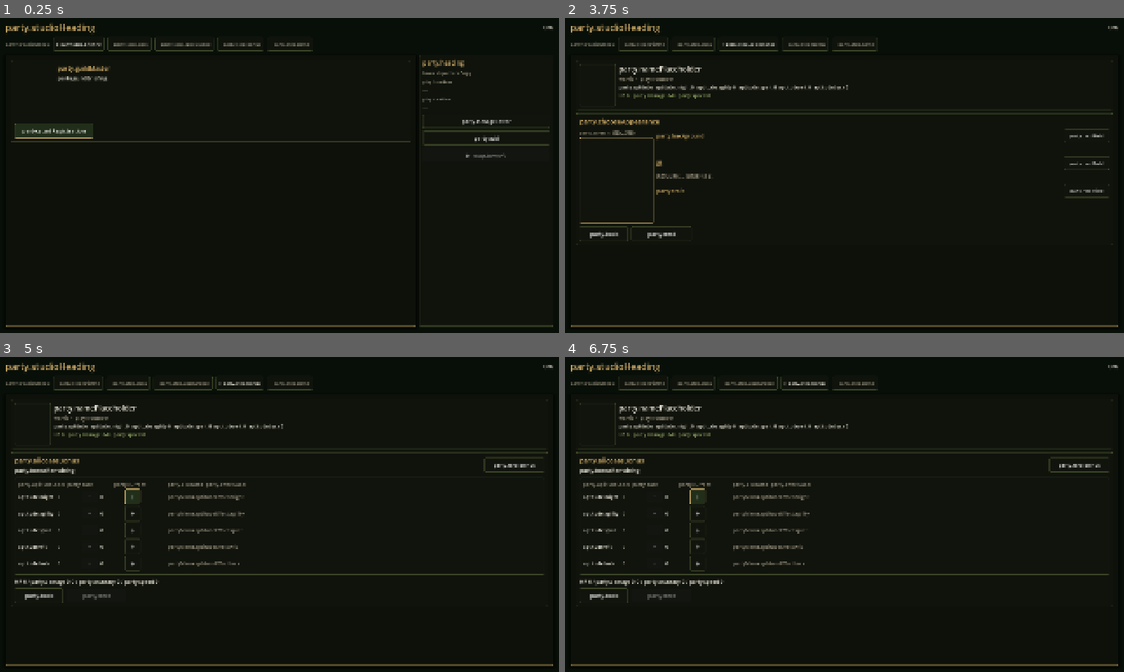
Above: before the commit, frames 1-4 (two rows, left to right).
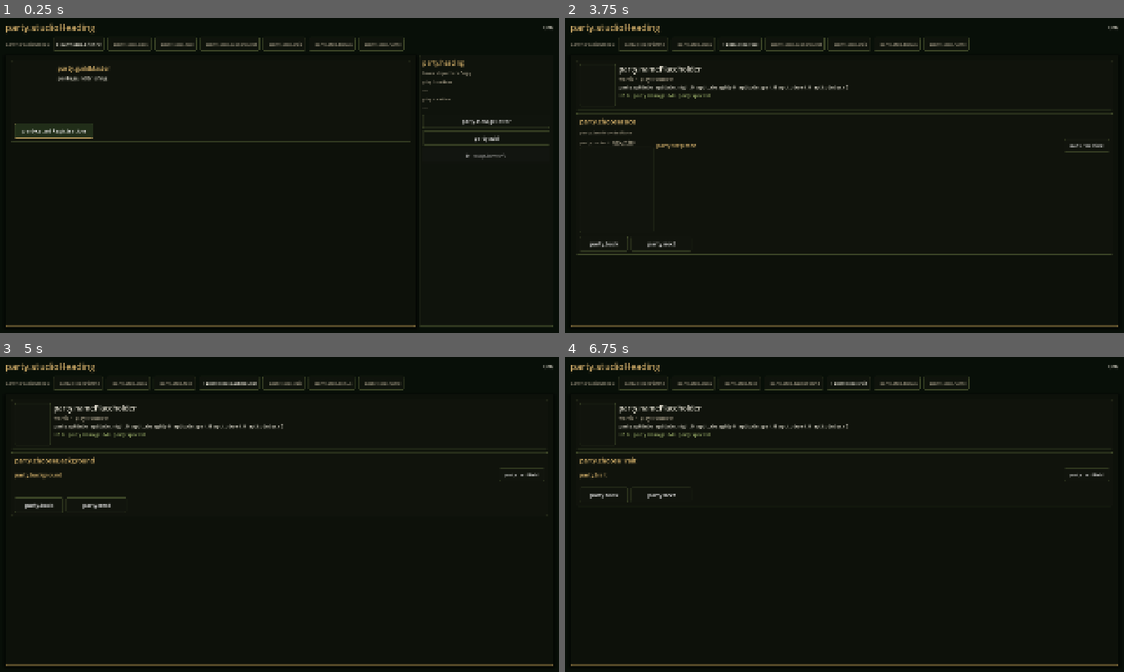
Above: after the commit, the same moments.

Repository: kino-6/black-stela
Game: Godot game, scene res://scenes/guild.tscn
The game is run twice, just before and just after one commit, with the same random seed, the same clock (stepped at 60 frames per second) and the same inputs. This scene is started directly instead of the project's main scene.
Inputs (mouse positions are in pixels of both pictures, inside the frame that each line leads up to):
- Up to frame 1 (0.25 s): no input
- Up to frame 2 (3.75 s): click (738, 43) at 0.5 s, where only the run after the commit has a clickable "party.step.face"; click "party.back" at 1.25 s; click "party.back" at 2 s; click "party.startRegistration" at 2.75 s; click "party.next" at 3.5 s
- Up to frame 3 (5 s): click "party.next" at 4.25 s
- Up to frame 4 (6.75 s): click "party.back" at 5 s; click "party.next" at 5.75 s; click (660, 505) at 6.5 s, where only the run after the commit has a clickable "party.next"

The runs differ from the first frame. In frame 1, 0.4% of the frame differs, in the area x 33-73%, y 6-11%; in frame 2, 2.4%; in frame 3, 3.6%, in the area x 2-98%, y 6-79%; in frame 4, 3.4%.

Commit message:
feat(guild): 顔→来歴→気質 are three one-at-a-time steps, FACE first (playtest)
The 来歴/顔/気質 decisions shared a single "appearance" step. The playtest asked for each
to be its own decision, with the FACE chosen first — it is the thing the player sees. The
guild flow is now 説明 → 職業 → 顔 → 来歴 → 気質 → 能力 → 名前, in both the React truth-gate
(App.tsx) and the Godot port (guild.gd).

- 顔 step leads, from a provided pool, and SAYS the face is decoupled from class/origin and
  can be changed later or replaced with the player's own imported image (party.faceProvidedNote).
- 来歴 and 気質 each own a step; picking one never rewrites the others.
- The preview "？" face placeholder now clears at the 顔 step, not the old bundled step.

Also completes playtest item C in the truth-gate: React kept the meaningless 説明を聞かない
briefing button (it did the exact same thing as 登録を始める); it is now gone, matching the
Godot build.

Gates: ux-parity-manifest splits guild-appearance into guild-face/background/trait (evidence
regenerated); verify_guild_controller walks all seven steps and the new cancel chain. e2e
updated for the split flow and the removed button, plus stale assertions surfaced while
getting green: class count 12→8 and 探索者→盗賊/Seeker→Thief (the §4 class consolidation) and
the reworded party-ready copy.

Co-Authored-By: Claude Opus 4.8 <noreply@anthropic.com>

Diff:
--- a/godot/gates/ux-parity-manifest.json
+++ b/godot/gates/ux-parity-manifest.json
@@ -3707,20 +3707,54 @@
       "notes": "Bounded class list beside a STABLE detail pane. Starting gear is named from the catalog — a raw id ('militia-sabre') in normal play is a gate failure."
     },
     {
-      "id": "guild-appearance",
+      "id": "guild-face",
       "milestone": "M2",
-      "reactPanel": "src/App.tsx (guildCreationStep=appearance)",
+      "reactPanel": "src/App.tsx (guildCreationStep=face)",
       "scene": "res://scenes/guild.tscn",
-      "evidence": "tests/_ux_guild-appearance.png",
+      "evidence": "tests/_ux_guild-face.png",
       "uiState": {
-        "step": "appearance"
+        "step": "face"
       },
       "requiredKeys": [
-        "party.chooseAppearance",
-        "party.background",
+        "party.chooseFace",
+        "party.faceProvidedNote",
         "party.portrait"
       ],
-      "notes": "Origin (来歴) and impression. The portrait area is RESERVED so the pane does not reflow when one is chosen."
+      "notes": "FACE first (playtest): chosen from a provided pool, decoupled from class and origin. The step SAYS the face can be changed later or replaced with the player's own imported image."
+    },
+    {
+      "id": "guild-background",
+      "milestone": "M2",
+      "reactPanel": "src/App.tsx (guildCreationStep=background)",
+      "scene": "res://scenes/guild.tscn",
+      "evidence": "tests/_ux_guild-background.png",
+      "uiState": {
+        "step": "background"
+      },
+      "requiredKeys": [
+        "party.chooseBackground",
+        "party.background",
+        "party.next",
+        "party.back"
+      ],
+      "notes": "Origin (来歴) on its own step: what the recruit did before the guild, with the line the choice is actually made on. Picking one never rewrites the face or the nature."
+    },
+    {
+      "id": "guild-trait",
+      "milestone": "M2",
+      "reactPanel": "src/App.tsx (guildCreationStep=trait)",
+      "scene": "res://scenes/guild.tscn",
+      "evidence": "tests/_ux_guild-trait.png",
+      "uiState": {
+        "step": "trait"
+      },
+      "requiredKeys": [
+        "party.chooseTrait",
+        "party.trait",
+        "party.next",
+        "party.back"
+      ],
+      "notes": "Nature (気質) on its own step: the disposition that colours the aptitudes."
     },
     {
       "id": "guild-bonus",
--- a/godot/scripts/guild.gd
+++ b/godot/scripts/guild.gd
@@ -1,20 +1,21 @@
 extends Control
 ## THE GUILD — a faithful port of the registration flow in src/App.tsx (townMode === "guild").
 ##
-## Registration is STAGED: 説明 → 職業 → 来歴 → 能力 → 名前, one decision at a time, with the stepper
-## always visible and 戻る/次へ in fixed places. The port had collapsed all five into ONE screen (a class
-## list, six aptitude chips and a name cycler side by side) — which is the shape React deliberately moved
-## away from (IMP-028: a card wall that scrolled 次へ off the screen), and it left 来歴・気質・持ち点・
-## 二つ名・覚え書き with no surface at all. Those are the choices that make the adventurer the player's
-## own, which is the whole premise of the game.
+## Registration is STAGED: 説明 → 職業 → 顔 → 来歴 → 気質 → 能力 → 名前, ONE decision at a time, with the
+## stepper always visible and 戻る/次へ in fixed places. The port had collapsed everything into ONE screen (a
+## class list, six aptitude chips and a name cycler side by side) — the shape React deliberately moved away
+## from (IMP-028). 顔 / 来歴 / 気質 used to share a single "appearance" step; the playtest asked for each to be
+## its own decision, with the FACE chosen first (it is the thing the player sees).
 ##
 ## What each step owns (and why it is its own step):
 ##   説明 — the guild master asks who you are before writing anything down; the hall behind him shows the
 ##          party you already have and the way to the roster.
 ##   職業 — a bounded LIST beside a stable detail pane: the cursor's calling reads into the pane
 ##          (signature, formation, aptitude, starting gear NAMED from the catalog — never a raw id).
-##   来歴 — origin and impression, with the face the origin brings; the portrait area is reserved so the
-##          pane does not reflow when the origin changes.
+##   顔 — the FACE, chosen first from a provided pool. It is decoupled from class and origin, and the step
+##          says so: the face can be changed later or replaced with the player's own imported image.
+##   来歴 — origin: what the recruit did before the guild, with the line the choice is actually made on.
+##   気質 — nature: the disposition that colours the aptitudes.
 ##   能力 — spend the bonus pool: base vs allocated side by side, so a point's effect is visible BEFORE
 ##          it is committed. 次へ stays disabled while points remain unspent (React does the same).
 ##   名前 — name, title and notes. Text entry is allowed here, and 名を見繕う fills all three, so a player
@@ -31,7 +32,7 @@
 const CharacterCreation := preload("res://scripts/rules/character_creation.gd")
 const Techniques := preload("res://scripts/rules/techniques.gd")
 
-const STEPS := ["briefing", "class", "appearance", "bonus", "name"]
+const STEPS := ["briefing", "class", "face", "background", "trait", "bonus", "name"]
 const APTITUDE_KEYS := ["might", "agility", "spirit", "wit", "luck"]
 const PARTY_MAX := 6
 const BG := Color("0b0d09")
@@ -205,9 +206,9 @@
 	var character := _build_character()
 
 	var row := UI.row()
-	# The face is a player CHOICE made at 来歴 (IMP-039), decoupled from class and origin. Before that step
-	# it is genuinely undecided, so the preview shows a "？" rather than implying a face the player never picked.
-	var face_chosen: bool = STEPS.find(_step) >= STEPS.find("appearance")
+	# The face is a player CHOICE made at the 顔 step (IMP-039), decoupled from class and origin. Before that
+	# step it is genuinely undecided, so the preview shows a "？" rather than implying a face never picked.
+	var face_chosen: bool = STEPS.find(_step) >= STEPS.find("face")
 	if face_chosen:
 		var portrait := TextureRect.new()
 		portrait.custom_minimum_size = Vector2(96, 116)
@@ -241,7 +242,9 @@
 func _step_panel() -> Control:
 	match _step:
 		"class": return _class_step()
-		"appearance": return _appearance_step()
+		"face": return _face_step()
+		"background": return _background_step()
+		"trait": return _trait_step()
 		"bonus": return _bonus_step()
 		"name": return _name_step()
 		_: return _briefing_step()
@@ -331,7 +334,7 @@
 	detail_pane.size_flags_horizontal = Control.SIZE_EXPAND_FILL
 	body.add_child(UI.grow(UI.card(detail_pane)))
 
-	col.add_child(_flow_actions("briefing", "appearance"))
+	col.add_child(_flow_actions("briefing", "face"))
 	return UI.card(col)
 
 
@@ -408,16 +411,16 @@
 			_engine_cache = _read_json("res://data/engine-data.json")
 	return _engine_cache
 
-func _appearance_step() -> Control:
+## 顔 — FIRST of the three appearance decisions (playtest): the face the player sees, chosen from a provided
+## pool. Decoupled from class and origin, and the step SAYS so — the face can be changed later or replaced
+## with the player's own imported image (party.faceProvidedNote).
+func _face_step() -> Control:
 	var col := UI.col(10)
-	col.add_child(UI.label(I18n.t("party.chooseAppearance"), 22, UI.GOLD))
+	col.add_child(UI.label(I18n.t("party.chooseFace"), 22, UI.GOLD))
+	col.add_child(UI.prose(I18n.t("party.faceProvidedNote"), 15, UI.DIM, 760))
 
 	var body := UI.row()
-	col.add_child(body)
-
-	var background := Draft.find(_data.get("backgrounds", []), String(_draft.get("backgroundId", "")))
-	# The portrait area is RESERVED at a fixed size.  Origin describes the recruit; face is selected from
-	# a separate pool beneath it, so neither decision silently rewrites the other.
+	# The chosen face at a reserved size, beside the pool it is picked from.
 	var face := UI.col(4)
 	face.add_child(UI.label("%s（選んだ顔）" % I18n.t("party.portrait"), 15, UI.DIM))
 	var portrait := TextureRect.new()
@@ -425,26 +428,42 @@
 	portrait.expand_mode = TextureRect.EXPAND_IGNORE_SIZE
 	portrait.stretch_mode = TextureRect.STRETCH_KEEP_ASPECT_COVERED
 	portrait.texture = _texture(_draft_portrait_path())
-	face.add_child(UI.card(portrait, Color(String(background.get("accentColor", "#c9a765")))))
+	face.add_child(UI.card(portrait))
 	body.add_child(face)
 
 	var choices := UI.col(8)
 	choices.size_flags_horizontal = Control.SIZE_EXPAND_FILL
-	# 来歴 / 顔 / 気質 are three INDEPENDENT decisions (#6): each section owns its own 見繕う, so a face is
-	# never rewritten by picking an origin and vice versa. The cursor opens on the 来歴 row — the decision
-	# this step leads with.
-	choices.add_child(_section_head(I18n.t("party.background"), "reroll:background", func(): _reroll_appearance("background")))
-	choices.add_child(_chip_row(_data.get("backgrounds", []), String(_draft.get("backgroundId", "")), func(id: String): _select_background(id), "bg", true))
-	# What this origin brings — the line the choice is actually made on.
-	choices.add_child(UI.prose(String(background.get("notes", {}).get("ja", "")), 16, UI.DIM, 760))
-	choices.add_child(_section_head("顔", "reroll:face", func(): _reroll_appearance("face")))
-	choices.add_child(UI.label("来歴とは別に、顔を選べます。", 14, UI.DIM))
+	choices.add_child(_section_head(I18n.t("party.step.face"), "reroll:face", func(): _reroll_appearance("face")))
 	choices.add_child(_face_pool())
-	choices.add_child(_section_head(I18n.t("party.trait"), "reroll:trait", func(): _reroll_appearance("trait")))
-	choices.add_child(_chip_row(_data.get("traits", []), String(_draft.get("traitId", "")), func(id: String): _select_trait(id), "trait"))
 	body.add_child(choices)
-
-	col.add_child(_flow_actions("class", "bonus"))
+	col.add_child(body)
+
+	col.add_child(_flow_actions("class", "background"))
+	return UI.card(col)
+
+## 来歴 — origin: what the recruit did before the guild, with the line the choice is actually made on. Its own
+## step now (#6 / playtest), so picking an origin never silently rewrites the face or the nature.
+func _background_step() -> Control:
+	var col := UI.col(10)
+	col.add_child(UI.label(I18n.t("party.chooseBackground"), 22, UI.GOLD))
+
+	var background := Draft.find(_data.get("backgrounds", []), String(_draft.get("backgroundId", "")))
+	col.add_child(_section_head(I18n.t("party.background"), "reroll:background", func(): _reroll_appearance("background")))
+	col.add_child(_chip_row(_data.get("backgrounds", []), String(_draft.get("backgroundId", "")), func(id: String): _select_background(id), "bg", true))
+	col.add_child(UI.prose(String(background.get("notes", {}).get("ja", "")), 16, UI.DIM, 760))
+
+	col.add_child(_flow_actions("face", "trait"))
+	return UI.card(col)
+
+## 気質 — nature: the disposition that colours the aptitudes. Its own step (#6 / playtest).
+func _trait_step() -> Control:
+	var col := UI.col(10)
+	col.add_child(UI.label(I18n.t("party.chooseTrait"), 22, UI.GOLD))
+
+	col.add_child(_section_head(I18n.t("party.trait"), "reroll:trait", func(): _reroll_appearance("trait")))
+	col.add_child(_chip_row(_data.get("traits", []), String(_draft.get("traitId", "")), func(id: String): _select_trait(id), "trait", true))
+
+	col.add_child(_flow_actions("background", "bonus"))
 	return UI.card(col)
 
 func _bonus_step() -> Control:
@@ -512,7 +531,7 @@
 
 	# React keeps 次へ disabled until the pool is spent: unspent points are lost forever once registered,
 	# so the flow refuses to walk past them silently.
-	var actions := _flow_actions("appearance", "name")
+	var actions := _flow_actions("trait", "name")
 	var next_button := UI.first_focusable(actions)
 	col.add_child(actions)
 	if first_stepper:
@@ -822,6 +841,9 @@
 		b.tooltip_text = "顔を選ぶ"
 		b.add_theme_stylebox_override("normal", UI.panel_style(Color("11140dcc"), UI.GOLD if String(key) == selected else Color("3a4326")))
 		_claim(b, "face:%s" % String(key))
+		# The 顔 step opens the cursor on the face already chosen — the decision this step leads with.
+		if String(key) == selected:
+			_pending_focus = b
 		grid.add_child(b)
 	return grid
 
--- a/godot/tests/verify_guild_controller.gd
+++ b/godot/tests/verify_guild_controller.gd
@@ -10,7 +10,7 @@
 ##
 ## Usage: godot --headless --path godot/ --script res://tests/verify_guild_controller.gd
 
-const STEPS := ["briefing", "class", "appearance", "bonus", "name"]
+const STEPS := ["briefing", "class", "face", "background", "trait", "bonus", "name"]
 const I18n := preload("res://scripts/i18n.gd")
 
 var _failures := 0
@@ -153,7 +153,7 @@
 	guild.call("set_ui_state", {"step": "name"})
 	for i in 3:
 		await process_frame
-	for expected in ["bonus", "appearance", "class", "briefing", "briefing"]:
+	for expected in ["bonus", "trait", "background", "face", "class", "briefing", "briefing"]:
 		_press_cancel(guild)
 		for i in 3:
 			await process_frame
@@ -242,7 +242,7 @@
 				_fail("identity: 見繕う on %s also changed %s (fields are not independent)" % [field, other])
 	print("[guild-controller] name / title / notes each re-roll independently (#7)")
 
-	guild.call("set_ui_state", {"step": "appearance"})
+	guild.call("set_ui_state", {"step": "trait"})
 	for i in 3:
 		await process_frame
 	guild.call("_select_trait", "lucky")
Not shown, changed: src/App.tsx
Not shown, changed: src/i18n/en.ts
Not shown, changed: src/i18n/ja.ts
Not shown, changed: tests/e2e/character-creation.spec.ts
Not shown, changed: tests/e2e/character-presence.spec.ts
Not shown, changed: tests/e2e/controller.spec.ts
Not shown, changed: tests/e2e/helpers.ts
Not shown, changed: tests/e2e/i18n.spec.ts
Not shown, changed: tests/e2e/improve-009-011.spec.ts
Not shown, changed: tests/e2e/japanese-line-layout.spec.ts
Not shown, changed: tests/e2e/screenshot-review.spec.ts
